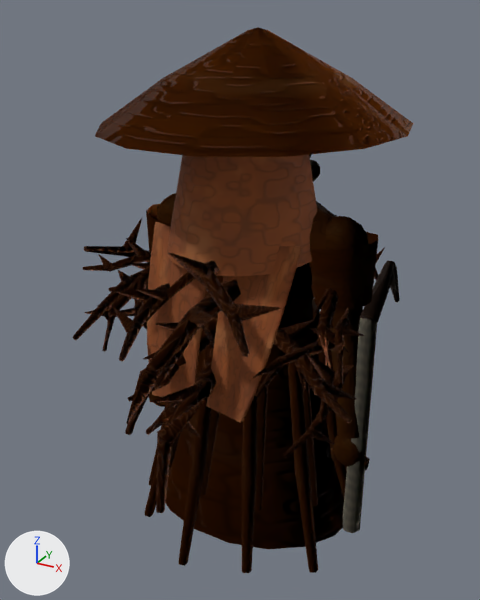
The glTF model godot-client/assets/actors/native/creatures/amberwood_scarecrow.glb: old version first, new version second.
Camera for both pictures: a 50 mm camera at (0.992, -1.916, 1.828) aimed at (-0.012, -0.091, 0.915). Every picture has the same lights, and +X, +Y and +Z are marked at lower left. The older version comes first. Vertices at exactly the same position are counted once.

Names of what the first picture shows: 'Amberwood Scarecrow'.
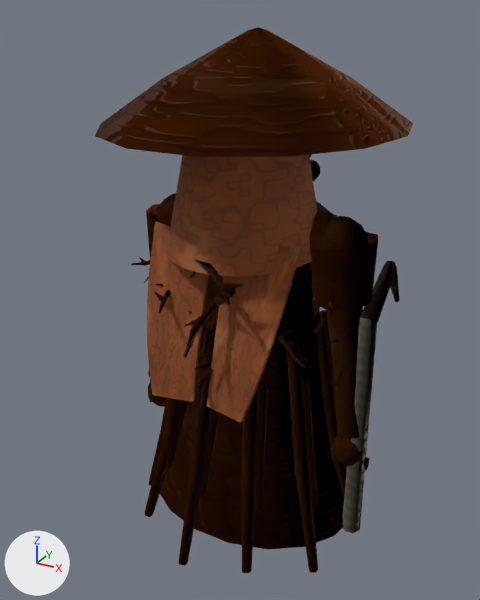
What differs and where, as boxes (x1, y1, x2, y2) in the pictures (480 x 600 px; the box of a moved part takes in the faces that stretch with it):
'Amberwood Scarecrow', reshaped (6% narrower)
    before: (73, 27, 413, 573)
    after: (95, 27, 413, 573)
part 1 of me_amberwood_scarecrow, moved or reshaped
    before: (156, 348, 217, 513)
    after: (197, 361, 212, 409)
part 2 of me_amberwood_scarecrow, moved or reshaped
    before: (151, 382, 207, 402)
    after: (194, 362, 212, 369)
part 3 of me_amberwood_scarecrow, moved or reshaped
    before: (157, 397, 206, 445)
    after: (197, 369, 214, 384)
part 4 of me_amberwood_scarecrow, moved or reshaped
    before: (274, 330, 352, 423)
    after: (278, 335, 305, 368)
part 5 of me_amberwood_scarecrow, moved or reshaped
    before: (278, 319, 315, 337)
    after: (283, 330, 293, 336)
part 6 of me_amberwood_scarecrow, moved or reshaped
    before: (295, 363, 306, 392)
    after: (285, 347, 290, 358)
part 7 of me_amberwood_scarecrow, moved or reshaped
    before: (314, 379, 356, 399)
    after: (292, 353, 309, 361)
part 8 of me_amberwood_scarecrow, moved or reshaped
    before: (146, 314, 218, 435)
    after: (198, 319, 217, 361)
part 9 of me_amberwood_scarecrow, moved or reshaped (not visible afterwards)
    before: (84, 246, 151, 263)
part 10 of me_amberwood_scarecrow, moved or reshaped (not visible afterwards)
    before: (123, 218, 142, 253)
part 11 of me_amberwood_scarecrow, moved or reshaped
    before: (119, 284, 170, 361)
    after: (158, 290, 171, 314)
part 12 of me_amberwood_scarecrow, moved or reshaped
    before: (115, 291, 150, 302)
    after: (155, 284, 164, 287)
part 13 of me_amberwood_scarecrow, moved or reshaped
    before: (113, 307, 138, 332)
    after: (154, 291, 165, 302)
part 14 of me_amberwood_scarecrow, moved or reshaped
    before: (73, 222, 385, 458)
    after: (131, 257, 348, 389)

The change in detail:
me_amberwood_scarecrow is used by ob_amberwood_scarecrow; location (0.0, 0.0, 0.0).
me_amberwood_scarecrow had 3939 vertices, 6796 faces and spanned x -0.66..0.53, y -0.79..0.53, z 0.0..1.77.
me_amberwood_scarecrow now has 3939 vertices, 6796 faces and spans x -0.48..0.48, y -0.53..0.53, z 0.0..1.77.
me_amberwood_scarecrow part 1: the loose piece of 22 vertices spanning x -0.04..0.14, y -0.79..-0.21, z 0.58..0.83 is scaled about its middle by 0.421, then moved by (-0.03, 0.16, 0.05).
me_amberwood_scarecrow part 2: the loose piece of 10 vertices spanning x -0.06..0.06, y -0.56..-0.4, z 0.7..0.77 is scaled about its middle by 0.421, then moved by (-0.01, 0.15, 0.03).
me_amberwood_scarecrow part 3: the loose piece of 10 vertices spanning x 0.01..0.11, y -0.65..-0.52, z 0.67..0.8 is scaled about its middle by 0.421, then moved by (-0.04, 0.21, 0.03).
me_amberwood_scarecrow part 4: the loose piece of 22 vertices spanning x 0.14..0.53, y -0.48..-0.11, z 0.81..0.87 is scaled about its middle by 0.41, then moved by (-0.11, 0.1, 0.0).
me_amberwood_scarecrow part 5: the loose piece of 10 vertices spanning x 0.15..0.26, y -0.16..-0.08, z 0.81..0.9 is scaled about its middle by 0.41, then moved by (-0.03, -0.01, -0.01).
me_amberwood_scarecrow part 6: the loose piece of 10 vertices spanning x 0.26..0.31, y -0.27..-0.22, z 0.72..0.86 is scaled about its middle by 0.41, then moved by (-0.07, 0.07, 0.03).
me_amberwood_scarecrow part 7: the loose piece of 10 vertices spanning x 0.38..0.49, y -0.39..-0.29, z 0.78..0.86 is scaled about its middle by 0.41, then moved by (-0.16, 0.12, 0.01).
me_amberwood_scarecrow part 8: the loose piece of 22 vertices spanning x -0.25..0.02, y -0.4..-0.18, z 0.45..0.93 is scaled about its middle by 0.402, then moved by (0.06, 0.05, 0.13).
me_amberwood_scarecrow part 9: the loose piece of 22 vertices spanning x -0.43..-0.2, y -0.38..0.04, z 0.9..1.13 is scaled about its middle by 0.42, then moved by (0.06, 0.11, -0.05).
me_amberwood_scarecrow part 10: the loose piece of 10 vertices spanning x -0.4..-0.35, y -0.25..-0.13, z 1.05..1.17 is scaled about its middle by 0.42, then moved by (0.09, 0.12, -0.1).
me_amberwood_scarecrow part 11: the loose piece of 22 vertices spanning x -0.2..-0.07, y -0.66..-0.19, z 0.93..1.03 is scaled about its middle by 0.472, then moved by (-0.01, 0.12, 0.01).
me_amberwood_scarecrow part 12: the loose piece of 10 vertices spanning x -0.26..-0.16, y -0.44..-0.34, z 0.96..1.03 is scaled about its middle by 0.472, then moved by (0.03, 0.1, 0.01).
me_amberwood_scarecrow part 13: the loose piece of 10 vertices spanning x -0.26..-0.13, y -0.53..-0.46, z 0.93..0.98 is scaled about its middle by 0.472, then moved by (0.02, 0.16, 0.03).
me_amberwood_scarecrow part 14: 938 of 3939 vertices moved; they spanned x -0.54..0.46, y -0.75..0.44, z 0.54..1.23 and now span x -0.4..0.38, y -0.5..0.33, z 0.69..1.19; mean shift (0.0, 0.06, 0.03); largest move (-0.39, -0.51, 0.86) -> (-0.35, -0.17, 0.94).
Other edits to the shape of me_amberwood_scarecrow do not show in these pictures.
